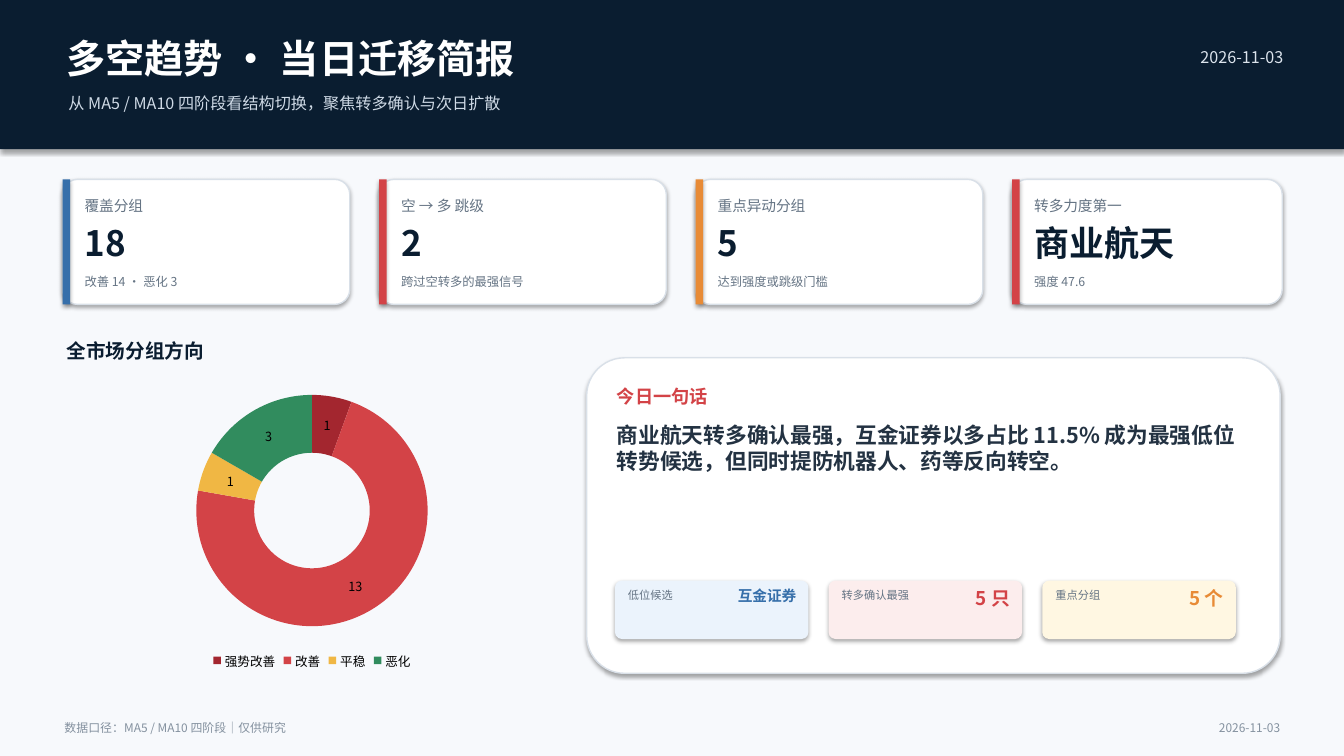
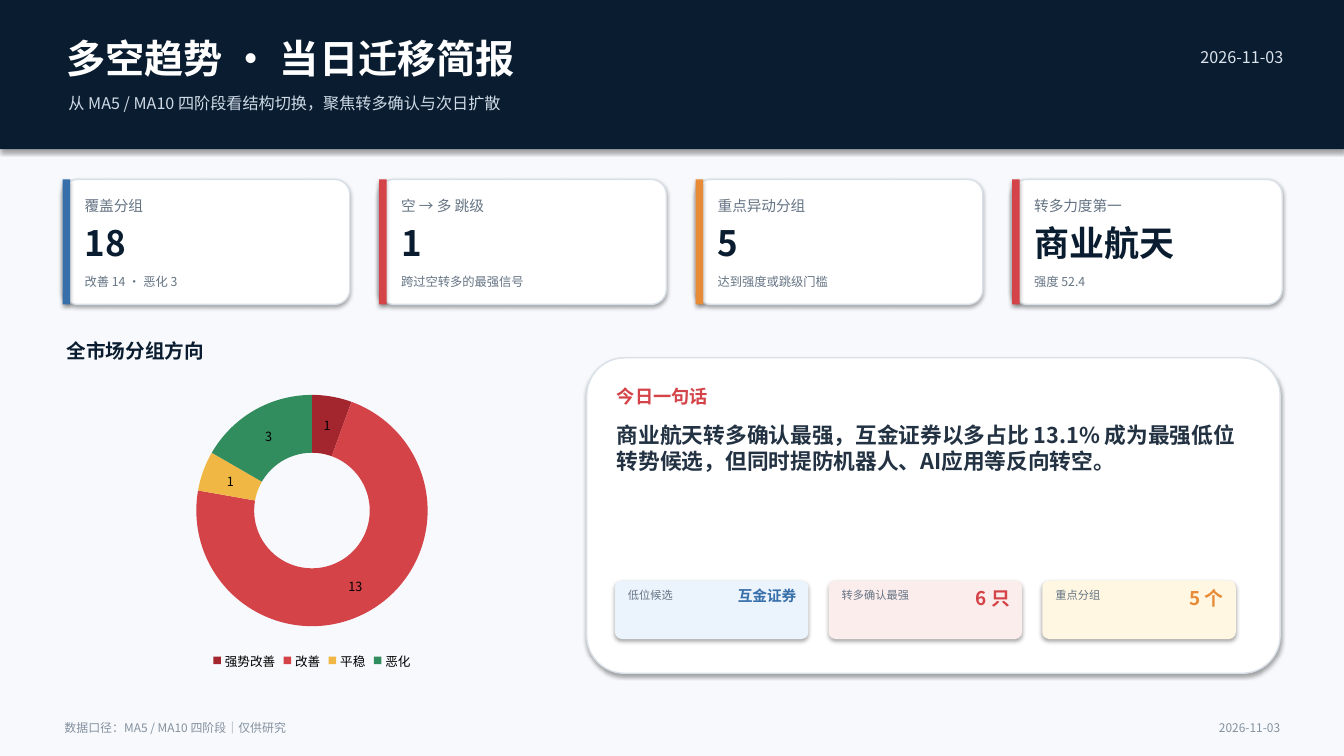
Before and after one commit to nancybhc/a-share-blast-lab, a slide deck: slide 1 of assets/多空阶段简报_2026-11-03.pptx. Drawn at 1344x756 pixels with LibreOffice and Linux fonts; fonts in the diff are those of the drawing. Boxes give left, top, right and bottom in pixels: in the first picture for what was removed or moved away, otherwise in the second. Text is boxed around its words. In the diff, an @@ line names an element or a change of style, - is before the commit and + after.

```diff
--- a/assets/多空阶段简报_2026-11-03.pptx
+++ b/assets/多空阶段简报_2026-11-03.pptx
@@ text at <box>401,230,422,256</box>: text changed @@
-2
+1
@@ text at <box>1034,276,1085,287</box>: text changed @@
-强度 47.6
+强度 52.4
@@ text at <box>617,424,1235,472</box>: text changed @@
-商业航天转多确认最强，互金证券以多占比 11.5% 成为最强低位转势候选，但同时提防机器人、药等反向转空。
+商业航天转多确认最强，互金证券以多占比 13.1% 成为最强低位转势候选，但同时提防机器人、AI应用等反向转空。
@@ text at <box>976,590,1010,607</box>: text changed @@
-5 只
+6 只
```
Also in this commit, not shown: 3 other slides changed, 8 other files.
